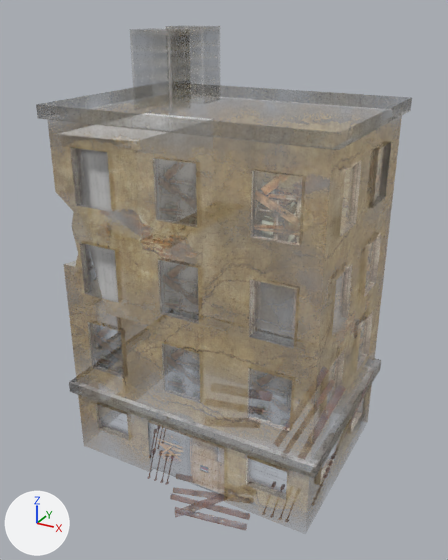
Renders of the FBX model TrashSoup/TrashSoup/TrashSoupContent/Models/Enviro/Buildings/Big_house3.FBX from each side of a commit.
Camera for both pictures: a 50 mm camera at (0.0832, -0.1648, 0.1449) aimed at (-0.0074, -0.0001, 0.0626). Arrows for +X, +Y and +Z are at lower left; the lights stay in place. Where no turn or scale is listed for an object, it has been applied to the vertices.

The first picture shows 'Box02', 'black', 'planks'.
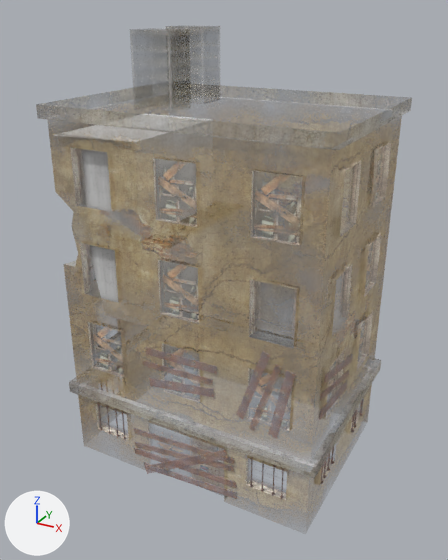
The newer file is also turned or shifted as a whole; pictures and numbers use the older file's frame.

Boxes [x1, y1, x2, y2] around the edits, measured in the pictures (448 x 560 px):
'planks001', added: after [98, 347, 363, 500]
'planks', deleted: before [147, 366, 374, 531]
part 1 of me_mesh_001, shading changed: [36, 25, 412, 521] in both

What changed in the scene script:
```text
Change me_mesh_001:
    where me_mesh_001.from_pydata(...)  # 308 vertices, 545 faces; spans x -0.0481..0.0417, y -0.0337..0.0323, z 0.0..0.1397
    used by ob_box02; location = (-0.0027, 0.002, 0.0)
    me_mesh_001 part 1: edges marked sharp go from 314 to 401
Add me_mesh_1:
    me_mesh_1.from_pydata(...)  # 425 vertices, 652 faces; spans x -0.0466..0.0405, y -0.0334..0.0203, z -0.0001..0.0592
    me_mesh_1.materials.append(mat_downtown_damage_1wall_5)
Remove ob_planks:
    ob_planks = bpy.data.objects.new('planks', me_mesh)
    ob_planks.location = (0.0, 0.0, 0.0)
Add ob_planks001:
    ob_planks001 = bpy.data.objects.new('planks001', me_mesh_1)
    ob_planks001.location = (-0.0027, 0.002, 0.0)
```
